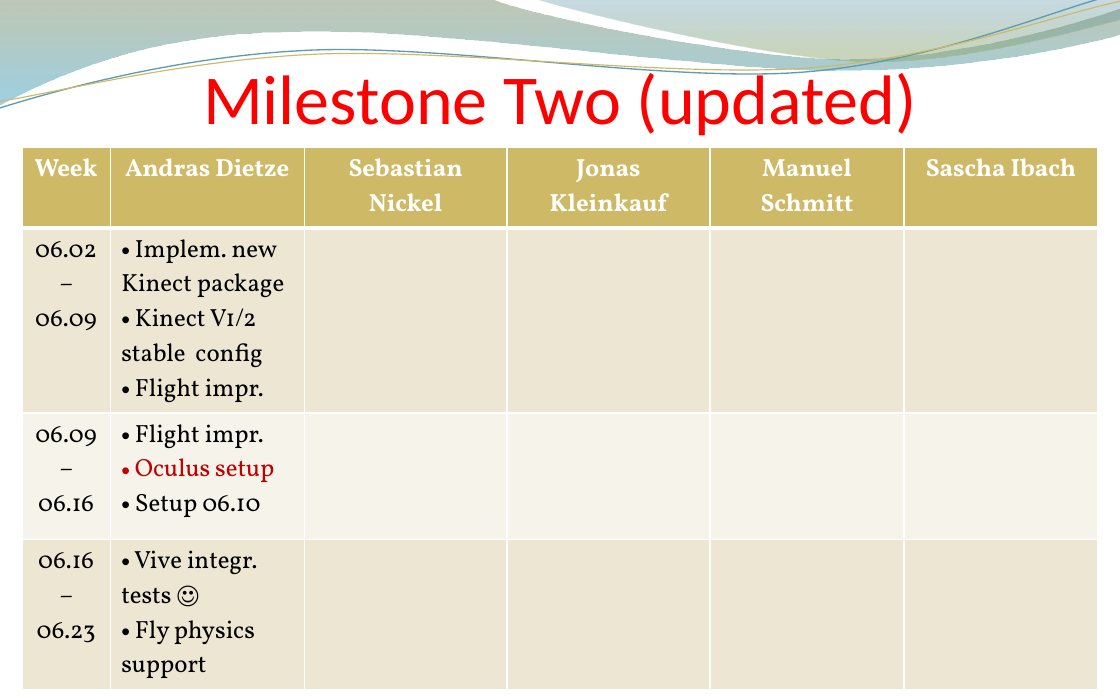
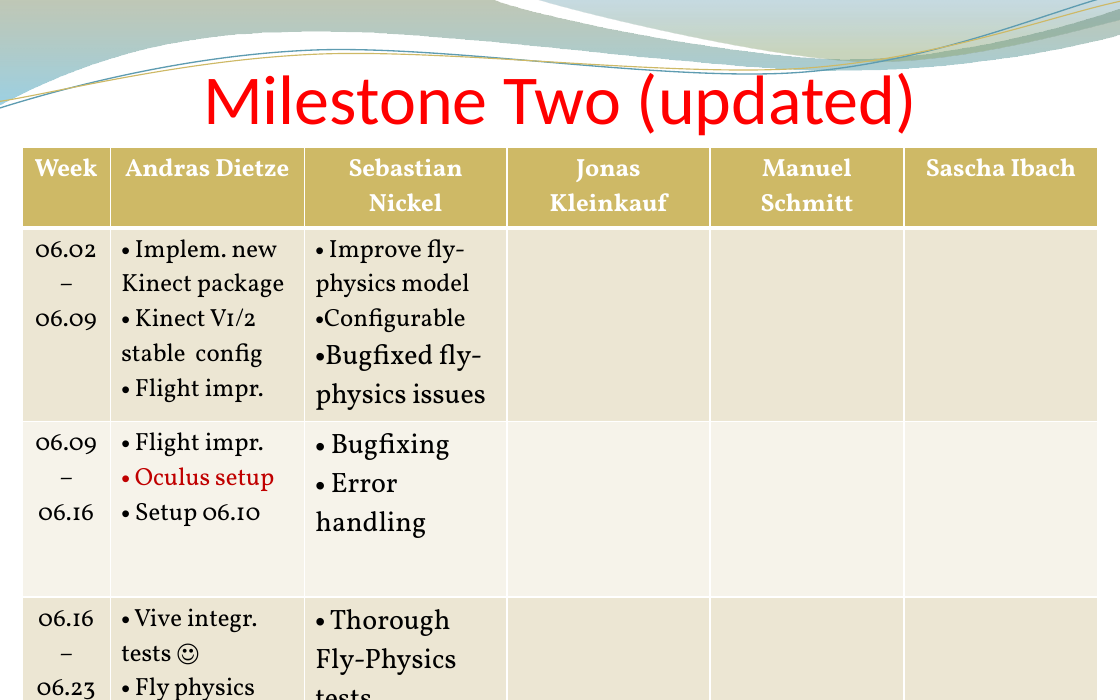
Before and after one commit to andreasdietze/Rift-WingsuitV2, a slide deck: slide 9 of Präsentationen/Zwischenpräsentation 16.06/Project proposal update 06.16 - Rift Wingsuit V2.pptx. Drawn at 1120x700 pixels with LibreOffice and Linux fonts; fonts in the diff are those of the drawing; background and template pictures are left out. Boxes give left, top, right and bottom in pixels: in the first picture for what was removed or moved away, otherwise in the second. Text is boxed around its words. In the diff, an @@ line names an element or a change of style, - is before the commit and + after.

Commit message:
updated time table for sebastian

```diff
--- a/Präsentationen/Zwischenpräsentation 16.06/Project proposal update 06.16 - Rift Wingsuit V2.pptx
+++ b/Präsentationen/Zwischenpräsentation 16.06/Project proposal update 06.16 - Rift Wingsuit V2.pptx
@@ table at bbox=[22, 147, 1098, 700] @@
-row 2, column 3: 
+row 2, column 3: Improve fly-physics model / Configurable / Bugfixed fly-physics issues
-row 3, column 3: 
+row 3, column 3: Bugfixing / Error handling
-row 4, column 3: 
+row 4, column 3: Thorough Fly-Physics tests
```
Also in this commit, not shown: 5 other slides changed.
